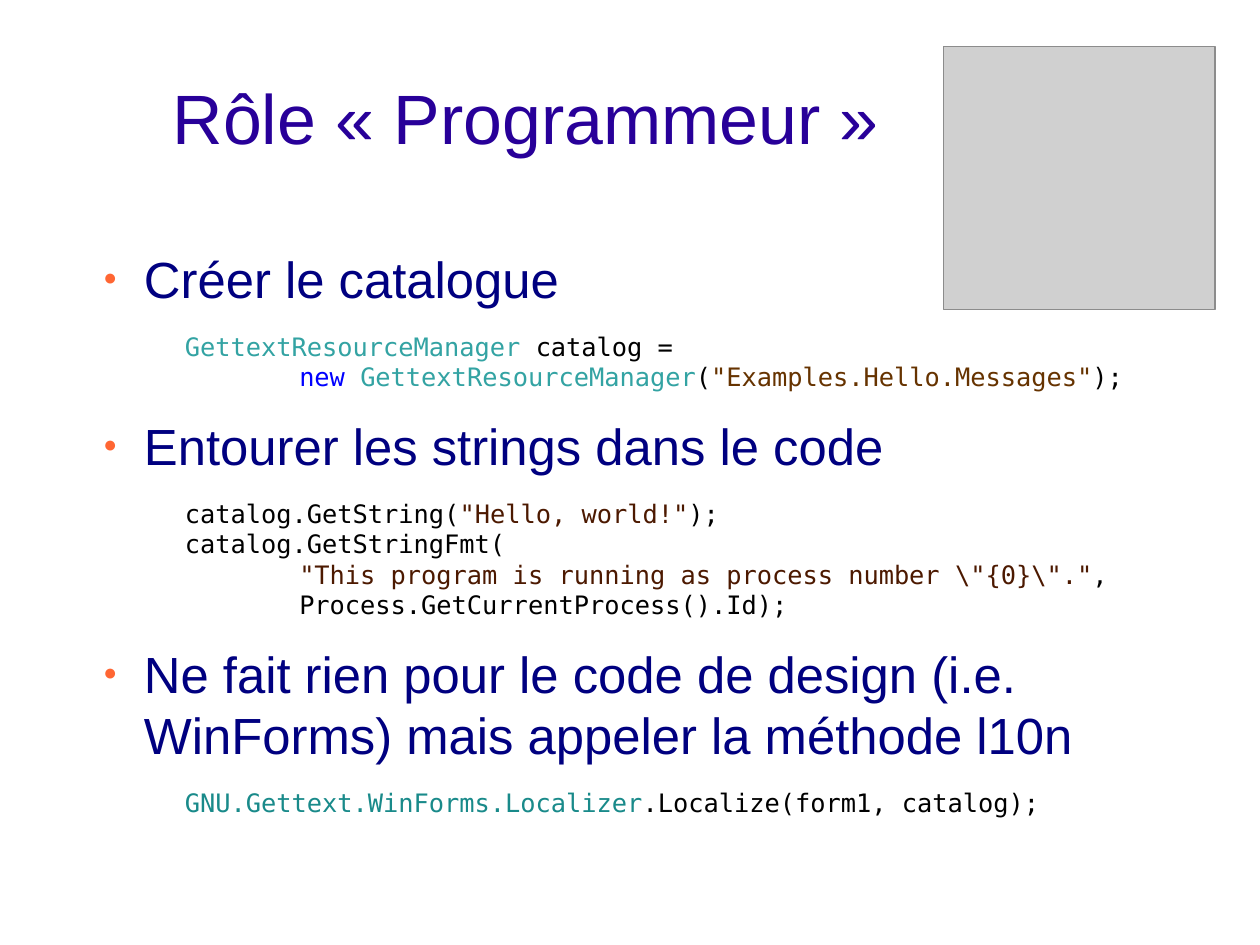
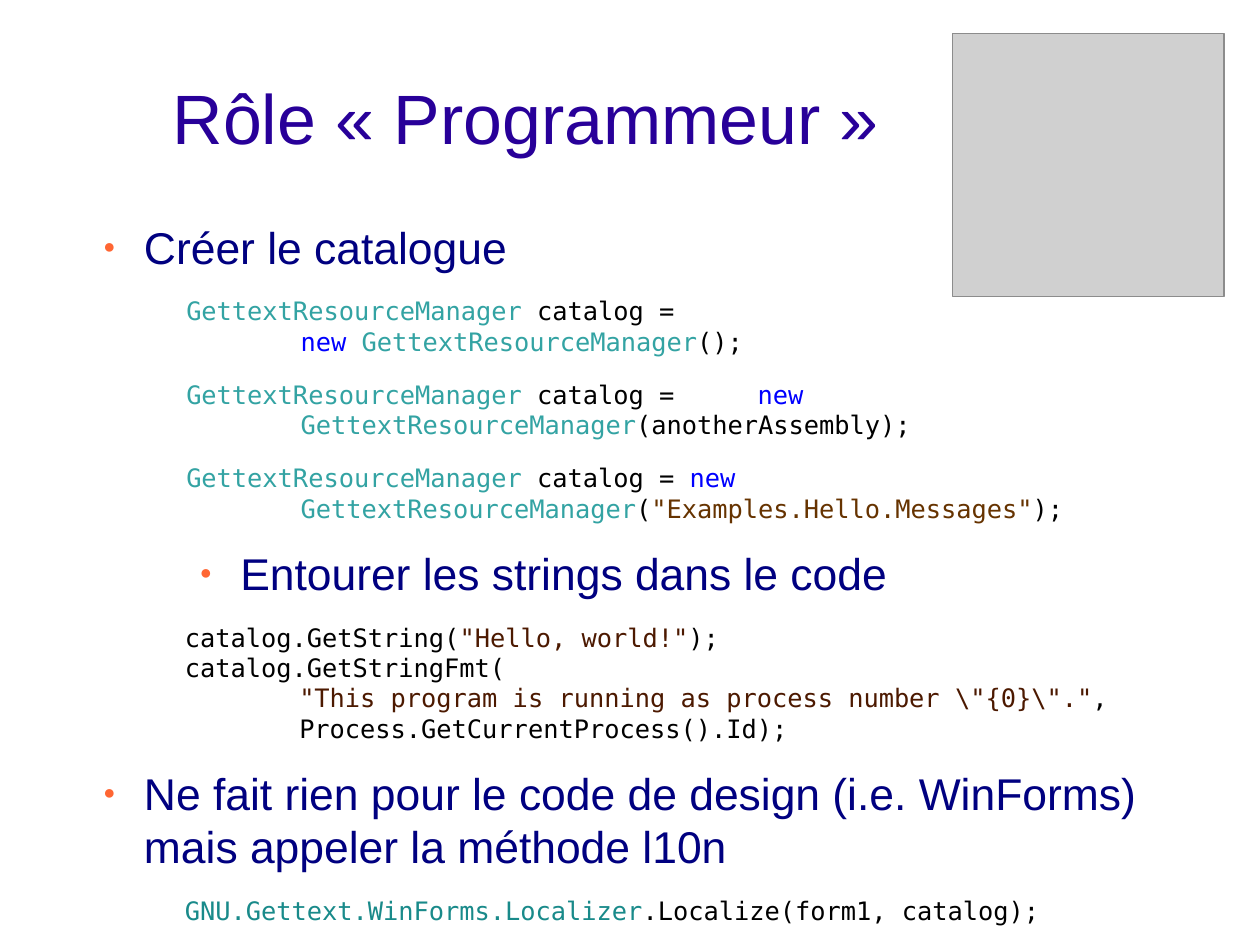
Before and after one commit to stride3d/gettextnet, a slide deck: slide 13 of Docs/Solution_overview_fr.odp (slide 12 before the commit). Drawn at 1260x945 pixels with LibreOffice and Linux fonts; fonts in the diff are those of the drawing; grey boxes stand for pictures; background and template pictures are left out. Boxes give left, top, right and bottom in pixels: in the first picture for what was removed or moved away, otherwise in the second. Text is boxed around its words. In the diff, an @@ line names an element or a change of style, - is before the commit and + after.

Commit message:
Default constructor for ResourceManager

```diff
--- a/Docs/Solution_overview_fr.odp
+++ b/Docs/Solution_overview_fr.odp
@@ picture: place and size @@
-picture at (944, 47, 1215, 310)
+picture at (954, 33, 1225, 296)
@@ text "Créer le catalogue": place and size @@
-text "Créer le catalogue" at (144, 260, 1123, 818)
+text "Créer le catalogue" at (144, 231, 1136, 926)
@@ text at (144, 231, 1136, 873): size 32 to 28 pt in "Créer le catalogue", "Entourer les strings dans le code", "Ne fait rien pour le code de ..."; indent changed @@
@@ text at (186, 300, 911, 440): paragraphs added @@
+GettextResourceManager catalog =
+new GettextResourceManager();
+GettextResourceManager catalog = new
+GettextResourceManager(anotherAssembly);
```
Also in this commit, not shown: 2 other slides changed, 1 slide added, 5 other files.
